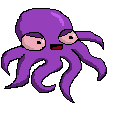
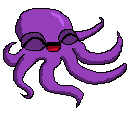
The second 128×128 image is a revision of the first. Changes to its layers:
added group "Group 3" with 3 layers above "Group 2" over [left=3, top=13, right=127, bottom=108]
added layer "Layer 8" in group "Group 3" over [left=3, top=13, right=127, bottom=108]
added layer "Layer 10" in group "Group 3" over [left=3, top=13, right=127, bottom=107]
added layer "Layer 9" in group "Group 3" over [left=3, top=13, right=127, bottom=107]
hid group "Group 2" (2 layers) over [left=1, top=13, right=107, bottom=103]
